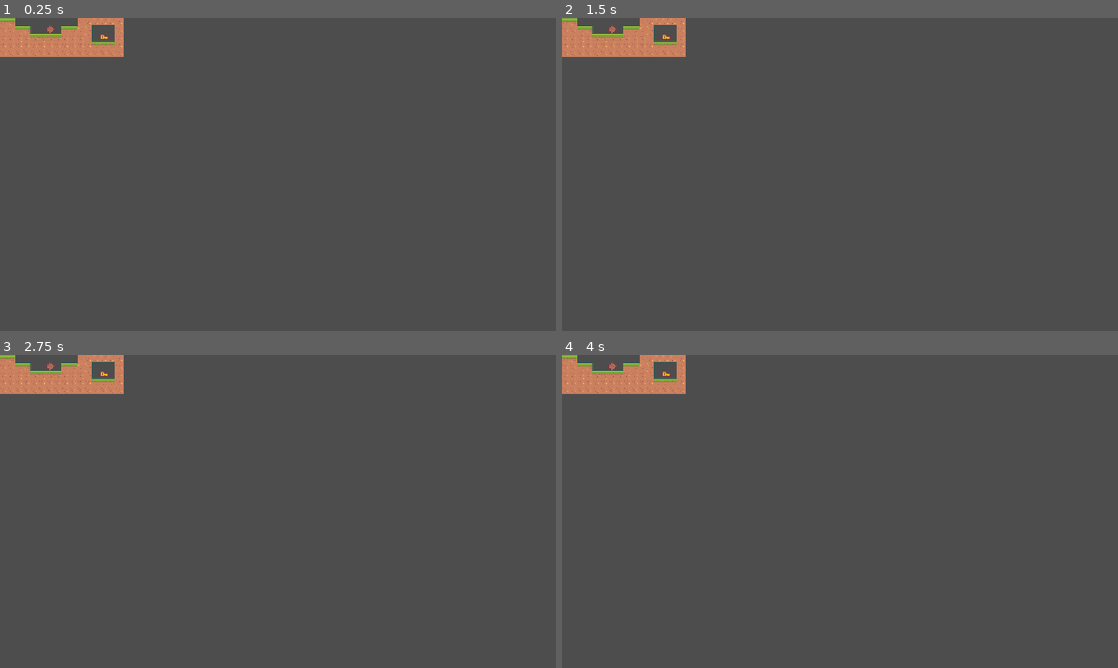
Above: before the commit, frames 1-4 (two rows, left to right).
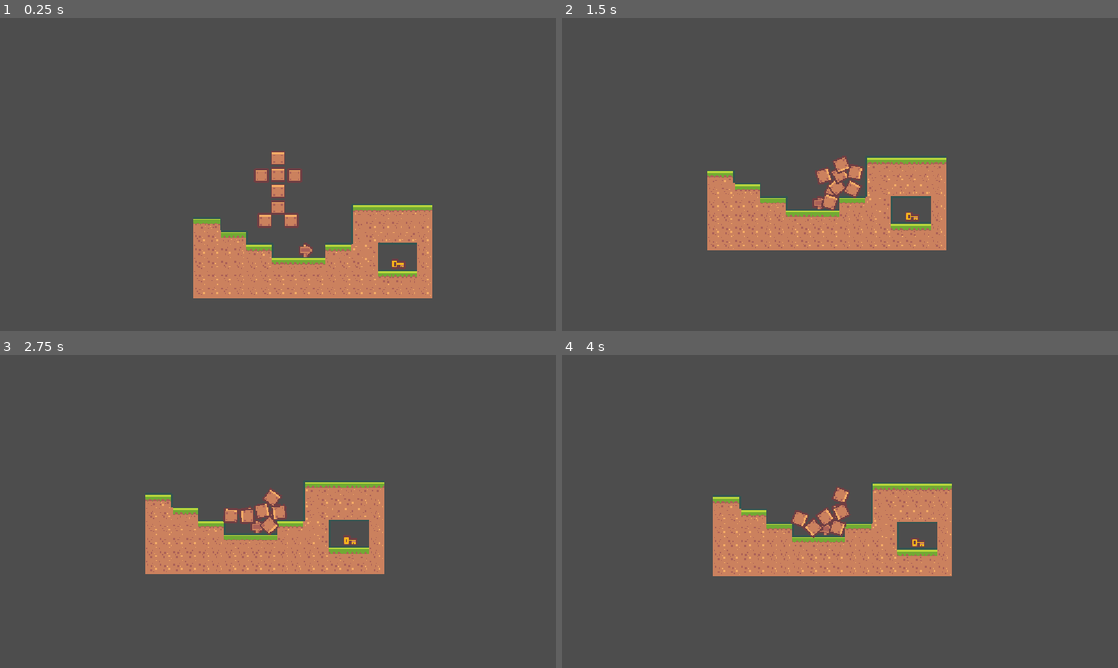
Above: after the commit, the same moments.

Repository: zachary-huber/saskatoonGameJamSeptember2026
Game: Godot game, scene res://scenes/level.tscn
Same seed, same stepped clock (60 frames per second), same inputs: the game is played once before the commit and once after it. Before the commit the project has no main scene; this scene is started directly in both runs.
Inputs:
- Up to frame 1 (0.25 s): no input
- Up to frame 2 (1.5 s): hold D (move right, bound only after the commit) 0.53-1.28 s; hold Space (jump, bound only after the commit) 0.53-1.28 s; hold A (move left, bound only after the commit) from 1.28 s (still down); tap Space (jump, bound only after the commit) at 1.35 s
- Up to frame 3 (2.75 s): tap Space (jump, bound only after the commit) at 1.52, 1.82 s; release A (move left, bound only after the commit) at 2.03 s; hold D (move right, bound only after the commit) from 2.03 s (still down); hold Space (jump, bound only after the commit) from 2.03 s (still down)
- Up to frame 4 (4 s): release D (move right, bound only after the commit) at 2.78 s; release Space (jump, bound only after the commit) at 2.78 s; hold F (stand up, bound only after the commit) 2.78-3.53 s; tap Space (jump, bound only after the commit) at 2.85, 3.02, 3.32 s; hold A (move left, bound only after the commit) from 3.53 s (still down); hold Space (jump, bound only after the commit) from 3.53 s (still down)

The runs differ from the first frame. In frame 1, 12% of the frame differs, in the area x 0-78%, y 0-90%; in frame 2, 12%; in frame 3, 12%; in frame 4, 12%.

Commit message:
character movement

Diff:
--- a/project.godot
+++ b/project.godot
@@ -11,6 +11,7 @@
 [application]
 
 config/name="saskatoon2026"
+run/main_scene="uid://ddj6q6kgkvkck"
 config/features=PackedStringArray("4.7", "GL Compatibility")
 config/icon="res://icon.svg"
 
@@ -23,12 +24,36 @@
 window/stretch/mode="canvas_items"
 window/stretch/aspect="expand"
 
+[input]
+
+"move left"={
+"deadzone": 0.2,
+"events": [Object(InputEventKey,"resource_local_to_scene":false,"resource_name":"","device":-1,"window_id":0,"alt_pressed":false,"shift_pressed":false,"ctrl_pressed":false,"meta_pressed":false,"pressed":false,"keycode":0,"physical_keycode":65,"key_label":0,"unicode":97,"location":0,"echo":false,"script":null)
+]
+}
+"move right"={
+"deadzone": 0.2,
+"events": [Object(InputEventKey,"resource_local_to_scene":false,"resource_name":"","device":-1,"window_id":0,"alt_pressed":false,"shift_pressed":false,"ctrl_pressed":false,"meta_pressed":false,"pressed":false,"keycode":0,"physical_keycode":68,"key_label":0,"unicode":100,"location":0,"echo":false,"script":null)
+]
+}
+jump={
+"deadzone": 0.2,
+"events": [Object(InputEventKey,"resource_local_to_scene":false,"resource_name":"","device":-1,"window_id":0,"alt_pressed":false,"shift_pressed":false,"ctrl_pressed":false,"meta_pressed":false,"pressed":false,"keycode":0,"physical_keycode":32,"key_label":0,"unicode":32,"location":0,"echo":false,"script":null)
+]
+}
+"stand up"={
+"deadzone": 0.2,
+"events": [Object(InputEventKey,"resource_local_to_scene":false,"resource_name":"","device":-1,"window_id":0,"alt_pressed":false,"shift_pressed":false,"ctrl_pressed":false,"meta_pressed":false,"pressed":false,"keycode":0,"physical_keycode":70,"key_label":0,"unicode":102,"location":0,"echo":false,"script":null)
+]
+}
+
 [physics]
 
 3d/physics_engine="Jolt Physics"
 
 [rendering]
 
+textures/canvas_textures/default_texture_filter=0
 rendering_device/driver.windows="d3d12"
 renderer/rendering_method="gl_compatibility"
 renderer/rendering_method.mobile="gl_compatibility"
--- /dev/null
+++ b/scenes/character.tscn
@@ -0,0 +1,138 @@
+[gd_scene format=3 uid="uid://dd2t61b4rfd4w"]
+
+[ext_resource type="Script" uid="uid://bxymdpn6xe6mi" path="res://src/Player.gd" id="1_agfs1"]
+[ext_resource type="Texture2D" uid="uid://bkjpv0em6k5ke" path="res://data/textures/tiles_packed.png" id="2_rkhd4"]
+
+[sub_resource type="CircleShape2D" id="CircleShape2D_lrhn5"]
+
+[node name="Node3D" type="Node2D" unique_id=1309050463]
+
+[node name="PinJoint3D" type="PinJoint2D" parent="." unique_id=2065162361]
+position = Vector2(-8, 8)
+node_a = NodePath("../waist")
+node_b = NodePath("../leftleg")
+
+[node name="PinJoint3D2" type="PinJoint2D" parent="." unique_id=1529347467]
+position = Vector2(8, 8)
+node_a = NodePath("../waist")
+node_b = NodePath("../rightleg")
+
+[node name="PinJoint3D3" type="PinJoint2D" parent="." unique_id=1720266292]
+position = Vector2(0, -10)
+node_a = NodePath("../tummy")
+node_b = NodePath("../waist")
+
+[node name="PinJoint3D4" type="PinJoint2D" parent="." unique_id=2076237530]
+position = Vector2(0, -30)
+node_a = NodePath("../chest")
+node_b = NodePath("../tummy")
+
+[node name="PinJoint3D5" type="PinJoint2D" parent="." unique_id=548722461]
+position = Vector2(-10, -39)
+node_a = NodePath("../chest")
+node_b = NodePath("../lefthand")
+
+[node name="PinJoint3D6" type="PinJoint2D" parent="." unique_id=601694285]
+position = Vector2(10, -39)
+node_a = NodePath("../chest")
+node_b = NodePath("../righthand")
+
+[node name="PinJoint3D7" type="PinJoint2D" parent="." unique_id=1264310755]
+position = Vector2(0, -50)
+node_a = NodePath("../chest")
+node_b = NodePath("../head")
+
+[node name="waist" type="RigidBody2D" parent="." unique_id=598697973]
+
+[node name="CollisionShape3D" type="CollisionShape2D" parent="waist" unique_id=972320000]
+shape = SubResource("CircleShape2D_lrhn5")
+
+[node name="Sprite2D" type="Sprite2D" parent="waist" unique_id=1588479533]
+texture = ExtResource("2_rkhd4")
+region_enabled = true
+region_rect = Rect2(162, 18, 18, 18)
+
+[node name="leftleg" type="RigidBody2D" parent="." unique_id=1483534791]
+position = Vector2(-16, 16)
+
+[node name="CollisionShape3D" type="CollisionShape2D" parent="leftleg" unique_id=686475876]
+shape = SubResource("CircleShape2D_lrhn5")
+
+[node name="Sprite2D" type="Sprite2D" parent="leftleg" unique_id=735724027]
+texture = ExtResource("2_rkhd4")
+region_enabled = true
+region_rect = Rect2(162, 18, 18, 18)
+
+[node name="rightleg" type="RigidBody2D" parent="." unique_id=588527363]
+position = Vector2(16, 16)
+
+[node name="CollisionShape3D" type="CollisionShape2D" parent="rightleg" unique_id=502107024]
+shape = SubResource("CircleShape2D_lrhn5")
+
+[node name="Sprite2D" type="Sprite2D" parent="rightleg" unique_id=1405922065]
+texture = ExtResource("2_rkhd4")
+region_enabled = true
+region_rect = Rect2(162, 18, 18, 18)
+
+[node name="tummy" type="RigidBody2D" parent="." unique_id=1303933838]
+position = Vector2(0, -20)
+
+[node name="CollisionShape3D" type="CollisionShape2D" parent="tummy" unique_id=1554516676]
+shape = SubResource("CircleShape2D_lrhn5")
+
+[node name="Sprite2D" type="Sprite2D" parent="tummy" unique_id=451865430]
+texture = ExtResource("2_rkhd4")
+region_enabled = true
+region_rect = Rect2(162, 18, 18, 18)
+
+[node name="chest" type="RigidBody2D" parent="." unique_id=1036139043]
+position = Vector2(0, -40)
+script = ExtResource("1_agfs1")
+
+[node name="CollisionShape3D" type="CollisionShape2D" parent="chest" unique_id=1570196423]
+shape = SubResource("CircleShape2D_lrhn5")
+
+[node name="Sprite2D" type="Sprite2D" parent="chest" unique_id=330801222]
+texture = ExtResource("2_rkhd4")
+region_enabled = true
+region_rect = Rect2(162, 18, 18, 18)
+
+[node name="Camera2D" type="Camera2D" parent="chest" unique_id=1230208513]
+zoom = Vector2(1.705, 1.705)
+
+[node name="RayCast2D" type="RayCast2D" parent="chest" unique_id=1011756398]
+target_position = Vector2(0, 69.875)
+collision_mask = 2
+
+[node name="head" type="RigidBody2D" parent="." unique_id=1674129562]
+position = Vector2(0, -60)
+
+[node name="CollisionShape3D" type="CollisionShape2D" parent="head" unique_id=263375499]
+shape = SubResource("CircleShape2D_lrhn5")
+
+[node name="Sprite2D" type="Sprite2D" parent="head" unique_id=1927027092]
+texture = ExtResource("2_rkhd4")
+region_enabled = true
+region_rect = Rect2(162, 18, 18, 18)
+
+[node name="lefthand" type="RigidBody2D" parent="." unique_id=192072346]
+position = Vector2(-20, -39)
+
+[node name="CollisionShape3D" type="CollisionShape2D" parent="lefthand" unique_id=9055763]
+shape = SubResource("CircleShape2D_lrhn5")
+
+[node name="Sprite2D" type="Sprite2D" parent="lefthand" unique_id=1873484117]
+texture = ExtResource("2_rkhd4")
+region_enabled = true
+region_rect = Rect2(162, 18, 18, 18)
+
+[node name="righthand" type="RigidBody2D" parent="." unique_id=656037049]
+position = Vector2(20, -39)
+
+[node name="CollisionShape3D" type="CollisionShape2D" parent="righthand" unique_id=2095208335]
+shape = SubResource("CircleShape2D_lrhn5")
+
+[node name="Sprite2D" type="Sprite2D" parent="righthand" unique_id=1361010939]
+texture = ExtResource("2_rkhd4")
+region_enabled = true
+region_rect = Rect2(162, 18, 18, 18)
--- a/scenes/level.tscn
+++ b/scenes/level.tscn
@@ -1,6 +1,7 @@
 [gd_scene format=3 uid="uid://ddj6q6kgkvkck"]
 
 [ext_resource type="Texture2D" uid="uid://bkjpv0em6k5ke" path="res://data/textures/tiles_packed.png" id="1_2q6dc"]
+[ext_resource type="PackedScene" uid="uid://dd2t61b4rfd4w" path="res://scenes/character.tscn" id="2_w7c3h"]
 
 [sub_resource type="TileSetAtlasSource" id="TileSetAtlasSource_w7c3h"]
 texture = ExtResource("1_2q6dc")
@@ -309,7 +310,8 @@
 21:9/0 = 0
 
 [sub_resource type="TileSet" id="TileSet_wtm8x"]
-physics_layer_0/collision_layer = 1
+physics_layer_0/collision_layer = 3
+physics_layer_0/collision_mask = 3
 sources/0 = SubResource("TileSetAtlasSource_w7c3h")
 
 [node name="level" type="Node2D" unique_id=617202857]
@@ -318,3 +320,6 @@
 tile_set = SubResource("TileSet_wtm8x")
 format = 2
 layer_0/tile_data = PackedInt32Array(1, 196608, 0, 65538, 131072, 0, 65539, 196608, 0, 131076, 131072, 0, 131077, 13107 …(1530 unchanged characters)…
+
+[node name="Node3D" parent="." unique_id=1309050463 instance=ExtResource("2_w7c3h")]
+position = Vector2(70, -57)
--- /dev/null
+++ b/src/Player.gd
@@ -0,0 +1,23 @@
+extends RigidBody2D
+
+@onready var ray_cast_2d: RayCast2D = $RayCast2D
+
+func _input(event: InputEvent) -> void:
+	if event.is_action_pressed("jump"):
+		apply_impulse(Vector2(0,5000))
+
+	if event.is_action_pressed("stand up"):
+		if ray_cast_2d.is_colliding():
+			print("colliding")
+			freeze = true
+			call_deferred("set_pos")
+
+
+func set_pos() -> void:
+	#global_position = lerp(global_position,ray_cast_2d.get_collision_point() + Vector2(0, -70), .1)
+	global_position = ray_cast_2d.get_collision_point() + Vector2(0, -70)
+
+func _physics_process(delta: float) -> void:
+	var direction : float = Input.get_axis("move left", "move right")
+	if direction != 0:
+		apply_central_force(Vector2(direction,0) * 2000)
Not shown, added: src/Player.gd.uid
